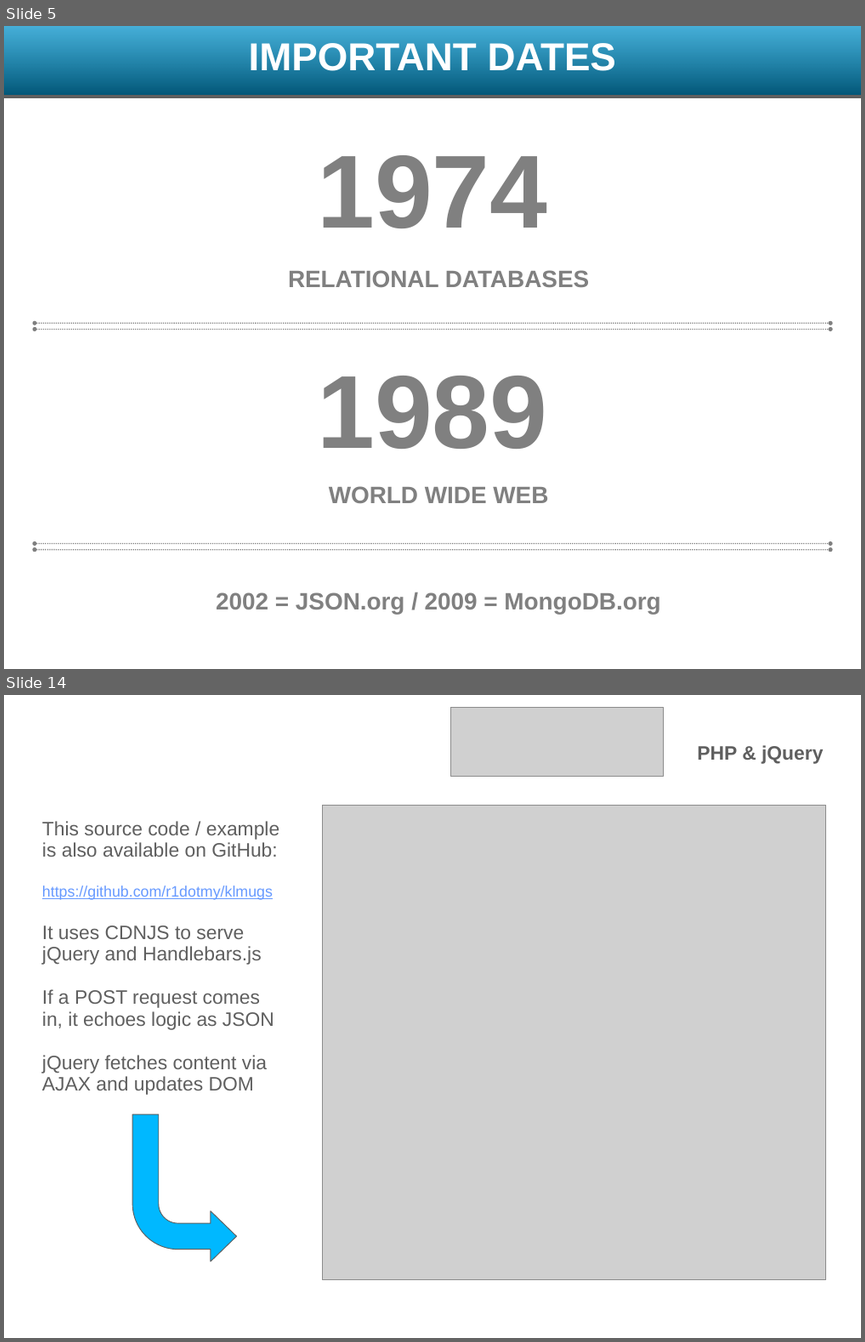
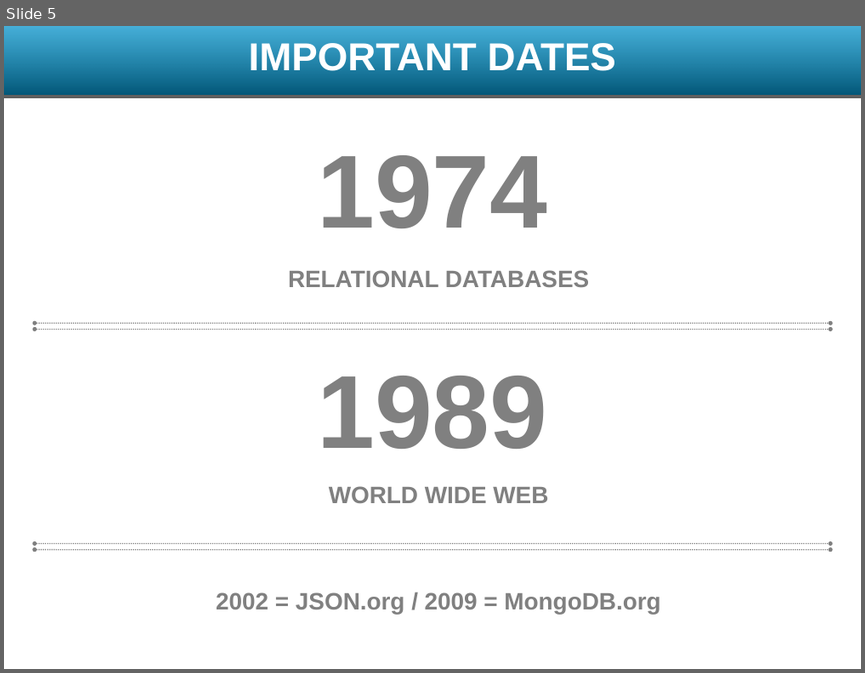
Before and after one commit to meghangill/klmugs, a slide deck: presentations/klmug-11/JSON.pptx. Shown one above the other, each under a label of ours: slides 5 and 14 before the commit, slide 5 after it; the slides between them are not shown. The pictures are 865x1342 and 865x673 pixels, drawn with LibreOffice and Linux fonts; fonts in the diff are those of the drawing; grey boxes stand for pictures; background and template pictures are left out. Boxes give left, top, right and bottom in pixels: in the first picture for what was removed or moved away, otherwise in the second. Text is boxed around its words. In the diff, an @@ line names an element or a change of style, - is before the commit and + after.

```diff
--- a/presentations/klmug-11/JSON.pptx
+++ b/presentations/klmug-11/JSON.pptx
@@ slide 14 removed at [4,695,861,1338], background picture (left out) @@
@@ picture removed at [451,708,664,776] @@
@@ text removed at [697,745,823,764] @@
-PHP & jQuery
@@ text removed at [42,821,279,1095] @@
-This source code / example is also available on GitHub:
-https://github.com/r1dotmy/klmugs
-It uses CDNJS to serve jQuery and Handlebars.js
-If a POST request comes in, it echoes logic as JSON
-jQuery fetches content via AJAX and updates DOM
@@ picture removed at [322,805,826,1280] @@
@@ bent arrow removed at [132,1114,236,1261] @@
```
Also in this commit, not shown: 7 slides changed, 10 slides added, 5 other slides removed, 2 other files.
